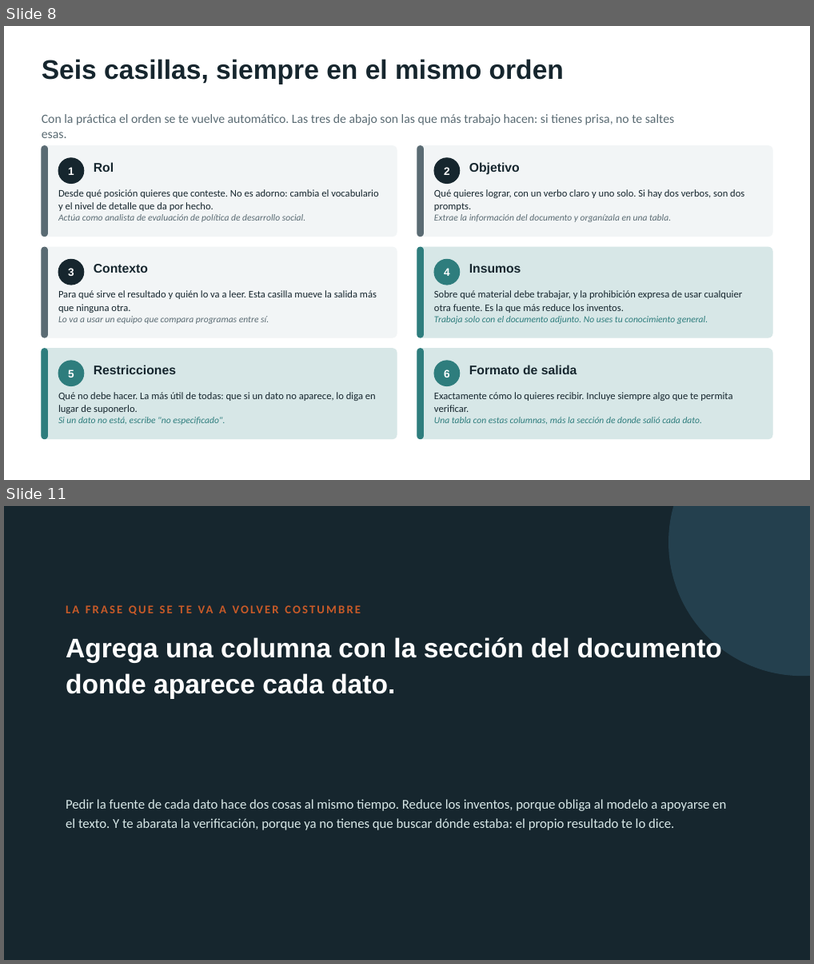
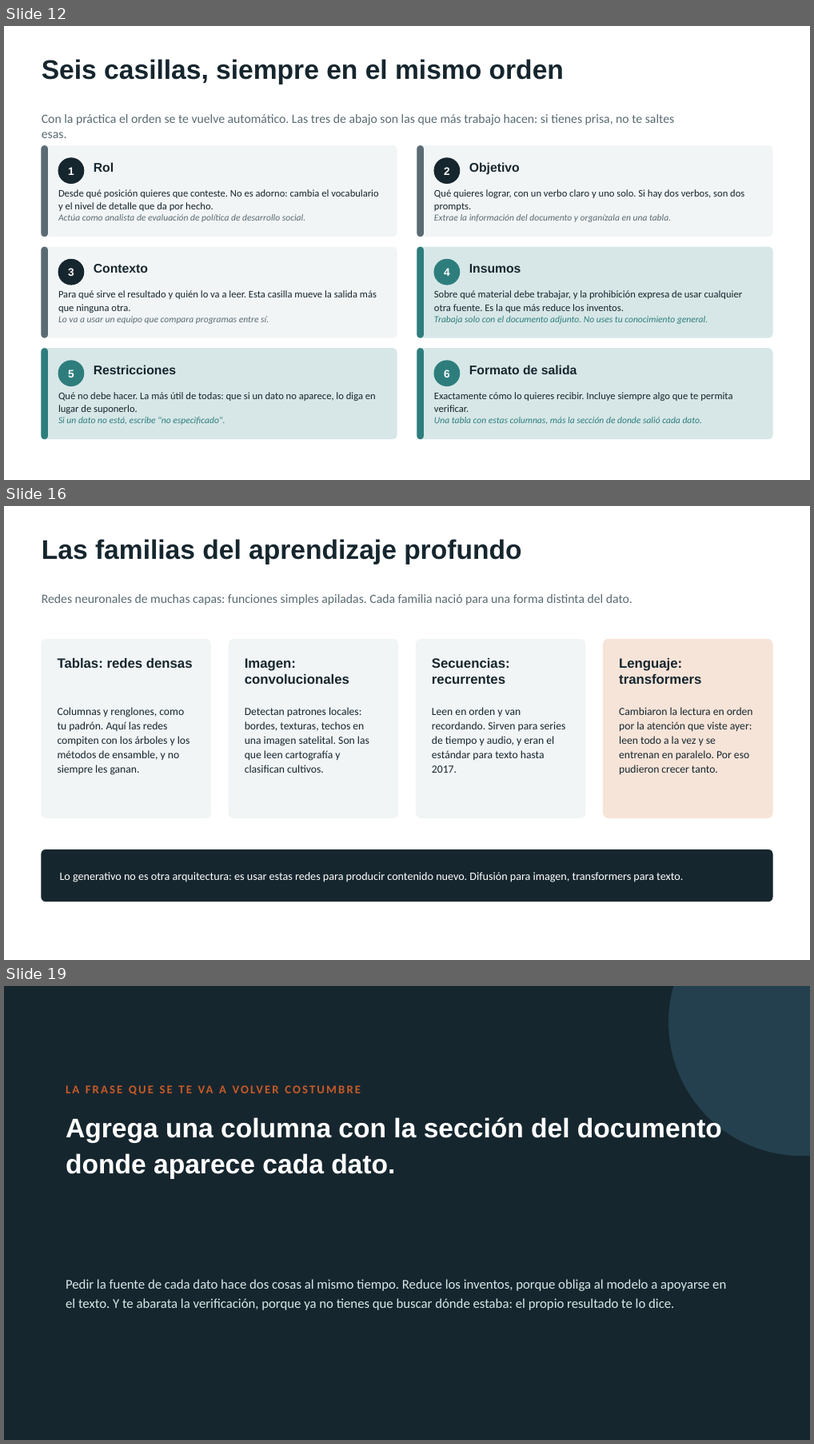
Before and after one commit to marvtrejo/curso-inegi-gen-ai, a slide deck: sesion-02/Sesion_02_Copilot_y_Prompting.pptx. Shown one above the other, each under a label of ours: slides 8 and 11 before the commit, slides 12, 16 and 19 after it; the slides between them are not shown. The pictures are 814x964 and 814x1444 pixels, drawn with LibreOffice and Linux fonts; fonts in the diff are those of the drawing. Boxes give left, top, right and bottom in pixels: in the first picture for what was removed or moved away, otherwise in the second. Text is boxed around its words. In the diff, an @@ line names an element or a change of style, - is before the commit and + after.

```diff
--- a/sesion-02/Sesion_02_Copilot_y_Prompting.pptx
+++ b/sesion-02/Sesion_02_Copilot_y_Prompting.pptx
@@ slide 16 added at (4,506,810,960), background #FFFFFF @@
@@ text added at (42,539,522,564), 32 pt, text #16262E, bold @@
+Las familias del aprendizaje profundo
@@ text added at (42,594,633,605), 15 pt, text #5A6B73 @@
+Redes neuronales de muchas capas: funciones simples apiladas. Cada familia nació para una forma distinta del dato.
@@ rounded rectangle added at (42,639,211,817), fill #F2F5F6, outline #F2F5F6 1 pt @@
@@ rounded rectangle added at (229,639,398,817), fill #F2F5F6, outline #F2F5F6 1 pt @@
@@ rounded rectangle added at (417,639,586,817), fill #F2F5F6, outline #F2F5F6 1 pt @@
@@ rounded rectangle added at (603,639,773,817), fill #F7E4D8, outline #F7E4D8 1 pt @@
@@ text added at (58,658,193,668), 16 pt, text #16262E, bold @@
+Tablas: redes densas
@@ text added at (245,658,350,684), 16 pt, text #16262E, bold @@
+Imagen: convolucionales
@@ text added at (432,658,510,684), 16 pt, text #16262E, bold @@
+Secuencias: recurrentes
@@ text added at (619,658,702,684), 16 pt, text #16262E, bold @@
+Lenguaje: transformers
@@ text added at (58,707,190,775), 13 pt, text #16262E @@
+Columnas y renglones, como tu padrón. Aquí las redes compiten con los árboles y los métodos de ensamble, y no siempre les ganan.
@@ text added at (245,707,370,772), 13 pt, text #16262E @@
+Detectan patrones locales: bordes, texturas, techos en una imagen satelital. Son las que leen cartografía y clasifican cultivos.
@@ text added at (432,707,566,772), 13 pt, text #16262E @@
+Leen en orden y van recordando. Sirven para series de tiempo y audio, y eran el estándar para texto hasta 2017.
@@ text added at (619,707,754,775), 13 pt, text #16262E @@
+Cambiaron la lectura en orden por la atención que viste ayer: leen todo a la vez y se entrenan en paralelo. Por eso pudieron crecer tanto.
@@ rounded rectangle added at (42,850,773,901), fill #16262E, outline #16262E 1 pt @@
@@ text added at (60,872,683,882), 13.5 pt, text #FFFFFF @@
+Lo generativo no es otra arquitectura: es usar estas redes para producir contenido nuevo. Difusión para imagen, transformers para texto.
@@ what was slide 8 is now slide 12 @@
@@ what was slide 11 is now slide 19 @@
```
Also in this commit, not shown: 11 slides changed, 7 other slides added, 5 other files.
